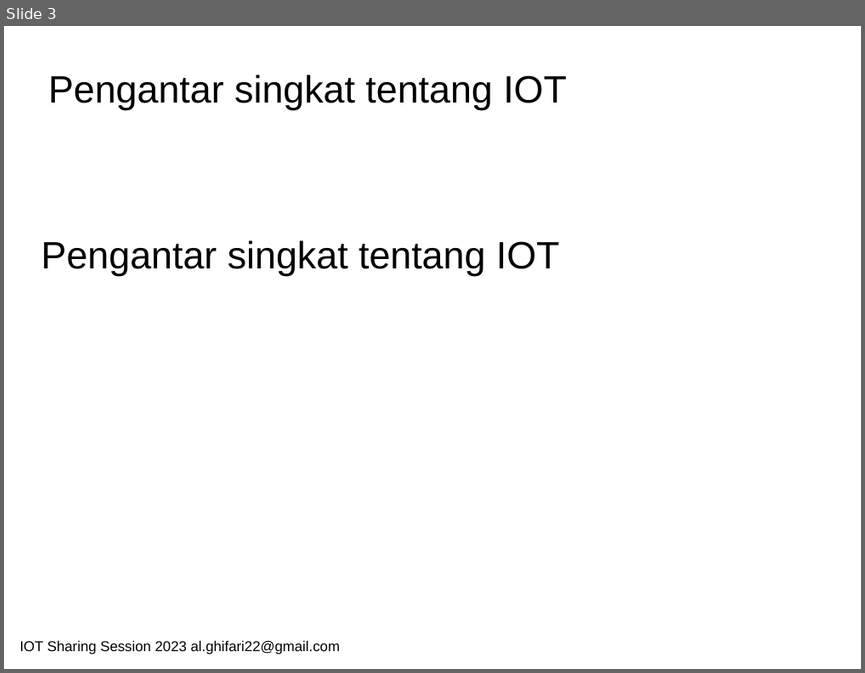
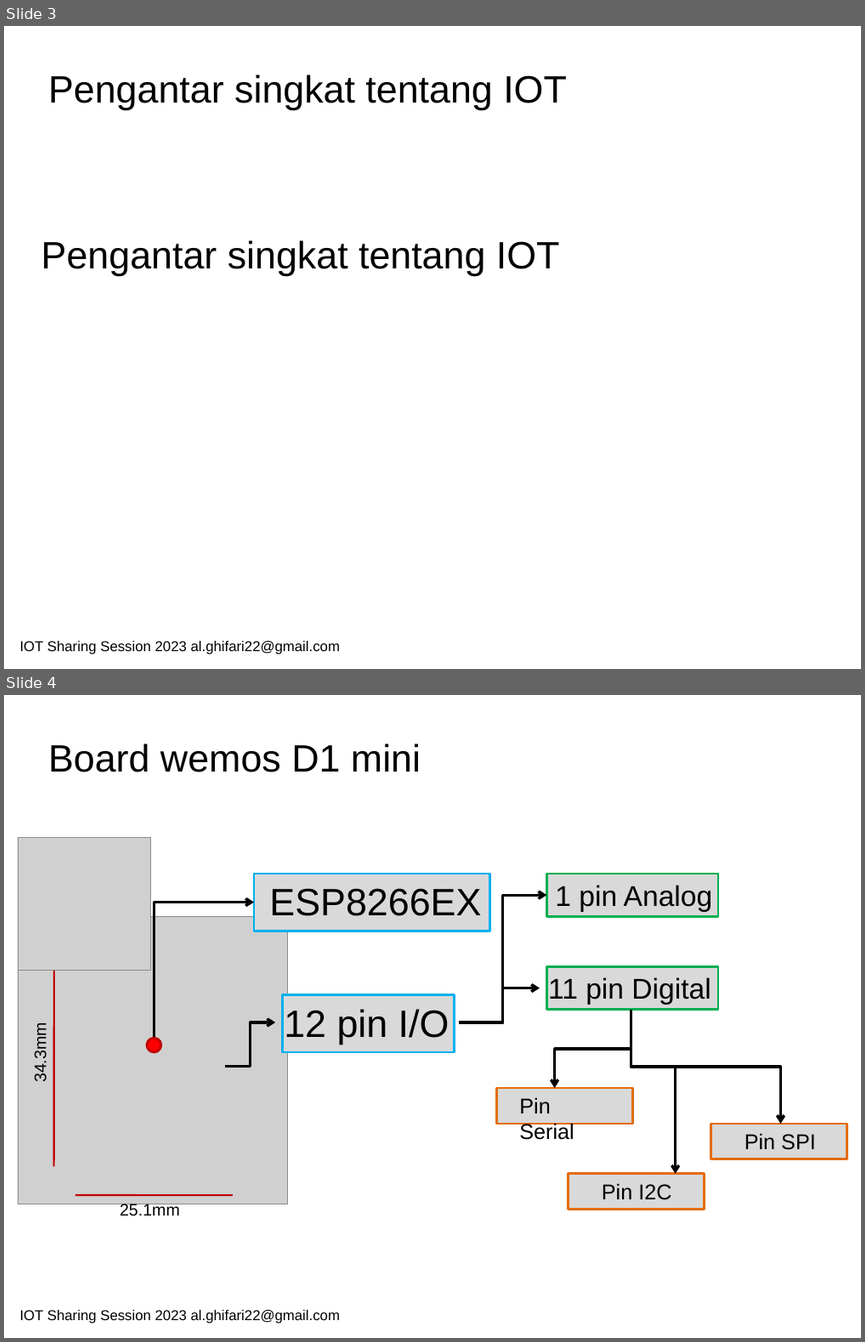
Before and after one commit to bangjii/IOT-Sharing-Telegram-Chatbot, a slide deck: IOT Sharing Session 2023 - Hudzaifah.pptx. Shown one above the other, each under a label of ours: slide 3 before the commit, slides 3 and 4 after it. The pictures are 865x673 and 865x1342 pixels, drawn with LibreOffice and Linux fonts; fonts in the diff are those of the drawing; grey boxes stand for pictures. Boxes give left, top, right and bottom in pixels: in the first picture for what was removed or moved away, otherwise in the second. Text is boxed around its words. In the diff, an @@ line names an element or a change of style, - is before the commit and + after.

```diff
--- a/IOT Sharing Session 2023 - Hudzaifah.pptx
+++ b/IOT Sharing Session 2023 - Hudzaifah.pptx
@@ slide 4 added at box(4, 695, 861, 1338), background #FFFFFF @@
@@ text added at box(48, 743, 420, 772), 32 pt, text #000000 @@
+Board wemos D1 mini
@@ picture added at box(18, 838, 150, 970) @@
@@ rectangle added at box(254, 873, 490, 930), fill #D9D9D9, outline #00B0F0 2 pt @@
@@ text added at box(269, 888, 481, 916), 32 pt, text #000000 @@
+ESP8266EX
@@ elbow arrow added from (459, 1022) to (546, 895), #000000 2.25 pt @@
@@ rectangle added at box(546, 873, 718, 916), fill #D9D9D9, outline #00B050 2 pt @@
@@ text added at box(555, 885, 713, 912), 24 pt, text #000000 @@
+1 pin Analog
@@ picture added at box(18, 917, 288, 1204) @@
@@ elbow arrow added from (154, 1044) to (254, 902), #000000 2.25 pt @@
@@ line added from (53, 959) to (53, 1166), #C00000 1.5 pt @@
@@ rectangle added at box(546, 967, 718, 1009), fill #D9D9D9, outline #00B050 2 pt @@
@@ rectangle added at box(283, 995, 454, 1052), fill #D9D9D9, outline #00B0F0 2 pt @@
@@ elbow arrow added from (459, 1022) to (540, 988), #000000 2.25 pt @@
@@ text added at box(548, 977, 710, 1004), 24 pt, text #000000 @@
+11 pin Digital
@@ elbow arrow added from (225, 1066) to (276, 1022), #000000 2.25 pt @@
@@ text added at box(284, 1009, 449, 1044), 32 pt, text #000000 @@
+12 pin I/O
@@ elbow arrow added from (630, 1009) to (554, 1088), #000000 2.25 pt @@
@@ elbow arrow added from (630, 1009) to (780, 1123), #000000 2.25 pt @@
@@ elbow arrow added from (630, 1009) to (675, 1173), #000000 2.25 pt @@
@@ text added at box(31, 1028, 50, 1081), 14 pt, text #000000 @@
+34.3mm
@@ ellipse added at box(147, 1038, 161, 1052), fill #FF0000, outline #C00000 2 pt @@
@@ rectangle added at box(497, 1088, 632, 1123), fill #D9D9D9, outline #E46C0A 2 pt @@
@@ text added at box(519, 1097, 574, 1140), 18 pt, text #000000 @@
+Pin Serial
@@ rectangle added at box(711, 1123, 846, 1159), fill #D9D9D9, outline #E46C0A 2 pt @@
@@ text added at box(744, 1133, 816, 1150), 18 pt, text #000000 @@
+Pin SPI
@@ rectangle added at box(568, 1173, 704, 1209), fill #D9D9D9, outline #E46C0A 2 pt @@
@@ line added from (75, 1195) to (233, 1196), #C00000 1.5 pt @@
@@ text added at box(120, 1202, 180, 1216), 14 pt, text #000000 @@
+25.1mm
@@ text added at box(602, 1183, 671, 1200), 18 pt, text #000000 @@
+Pin I2C
@@ text added at box(20, 1310, 340, 1323), 12 pt, text #000000 @@
+IOT Sharing Session 2023 al.ghifari22@gmail.com
```
Also in this commit, not shown: 4 slides changed, 9 other slides added, 1 slide removed.
